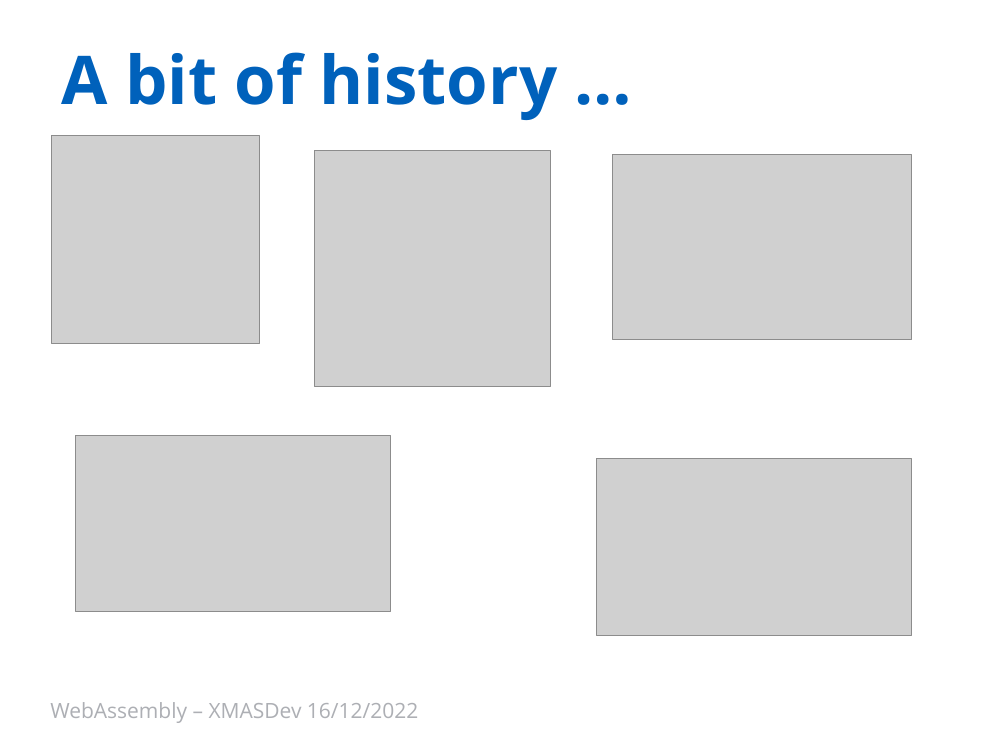
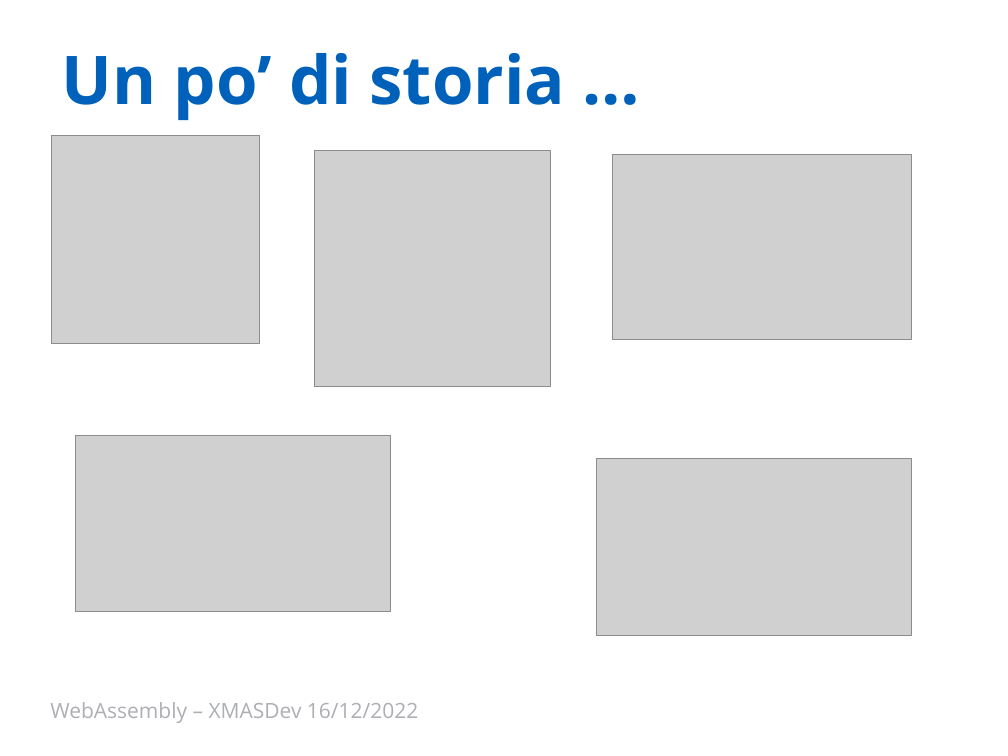
Before and after one commit to Ace68/slide, a slide deck: slide 2 of 2022/XMasDev/WebAssembly.pptx (slide 4 before the commit). Drawn at 1008x756 pixels with LibreOffice and Linux fonts; fonts in the diff are those of the drawing; grey boxes stand for pictures; background and template pictures are left out. Boxes give left, top, right and bottom in pixels: in the first picture for what was removed or moved away, otherwise in the second. Text is boxed around its words. In the diff, an @@ line names an element or a change of style, - is before the commit and + after.

```diff
--- a/2022/XMasDev/WebAssembly.pptx
+++ b/2022/XMasDev/WebAssembly.pptx
@@ title at box(62, 53, 566, 120): text changed @@
-A bit of history …
+Un po’ di storia …
```
Also in this commit, not shown: 8 other slides changed, 1 slide added, 6 slides removed, 1 other file.
